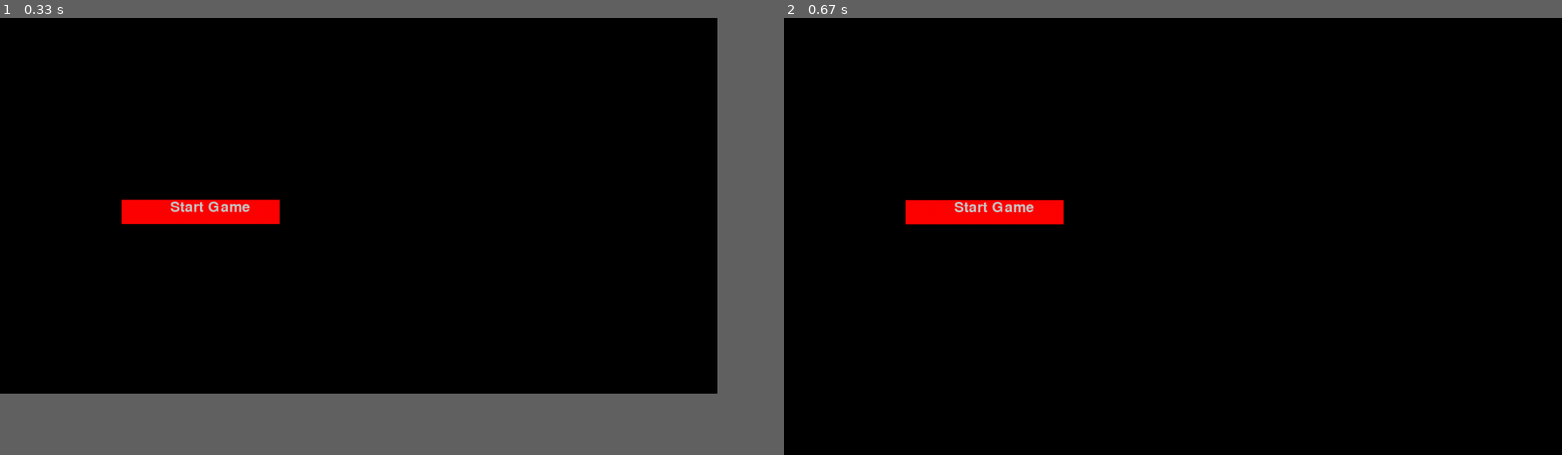
Above: before the commit, frames 1-2 (left to right).
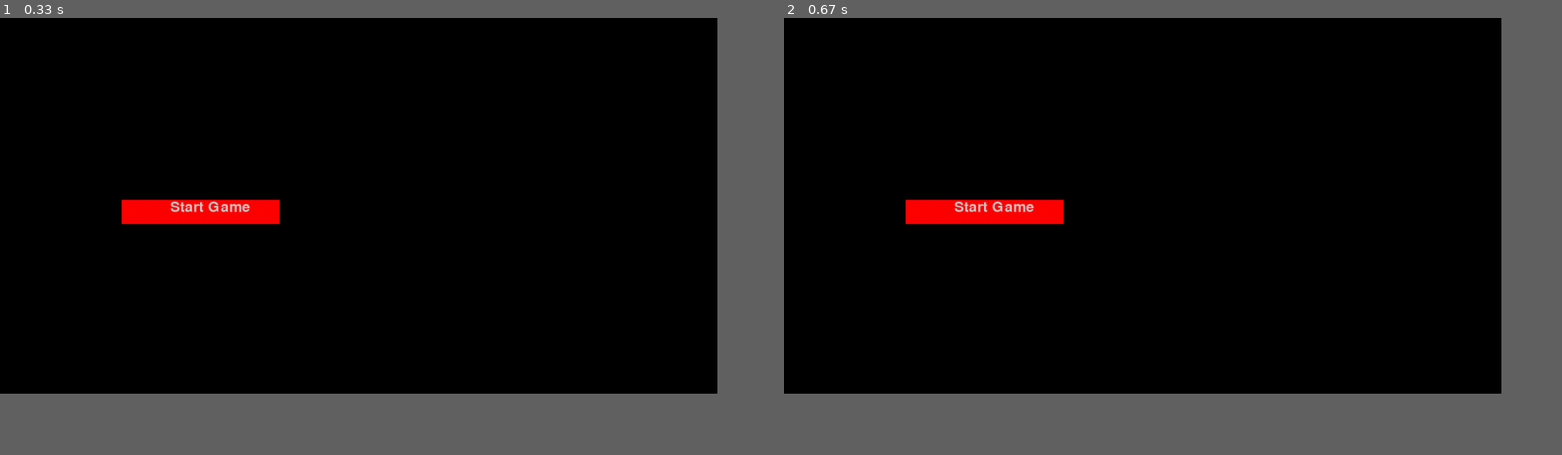
Above: after the commit, the same moments.

Repository: rodrigovalenteuea/tankpygame
Game: pygame game, started from game.py
The game is run twice, just before and just after one commit, with the same random seed, the same clock (stepped at 60 frames per second) and the same inputs.
Inputs:
- Up to frame 1 (0.33 s): no input
- Up to frame 2 (0.67 s): tap Enter at 0.33 s
In frame 2 the window is 976x549 before the commit and 900x472 after it. Grey fills any space a smaller window leaves; there, only what the larger window draws over its background counts as a difference.

Frame 1 is identical in both runs. In frame 2, 0.2% of the frame differs, in the area x 15-36%, y 41-48%.

Commit message:
add move functions to tank

Diff:
--- a/game.py
+++ b/game.py
@@ -30,6 +30,7 @@
         for event in pygame.event.get():
             if event.type == pygame.QUIT:
                 running = False
+            '''
             if event.type == pygame.KEYDOWN and pygame.K_f:
                 if screen_options == 0:
                     screen_options = 1
@@ -38,7 +39,7 @@
                     print(pygame.event.get())
                     screen_options = 0
                     pygame.display.set_mode((screen_width - 100, screen_height - 100), screen_setups[screen_options])
-
+            '''
     pygame.quit()
 
 
--- a/tank.py
+++ b/tank.py
@@ -1,3 +1,5 @@
+import pygame
+
 class Tank:
     def __init__(self, posx, posy, colour, width, height):
         self.posx = posx
@@ -5,3 +7,23 @@
         self.colour = colour
         self.width = width
         self.height = height
+
+    def create_tank(self, screen):
+        pygame.draw.rect(screen, self.colour, [self.posx, self.posy, self.width, self.height])
+        return self
+
+    def move_up(self):
+        self.posy = self.posy - 3
+        return self.posy
+
+    def move_left(self):
+        self.posx = self.posx - 3
+        return self.posx
+
+    def move_right(self):
+        self.posx = self.posx + 3
+        return self.posx
+
+    def move_down(self):
+        self.posy = self.posy + 3
+        return self.posy
